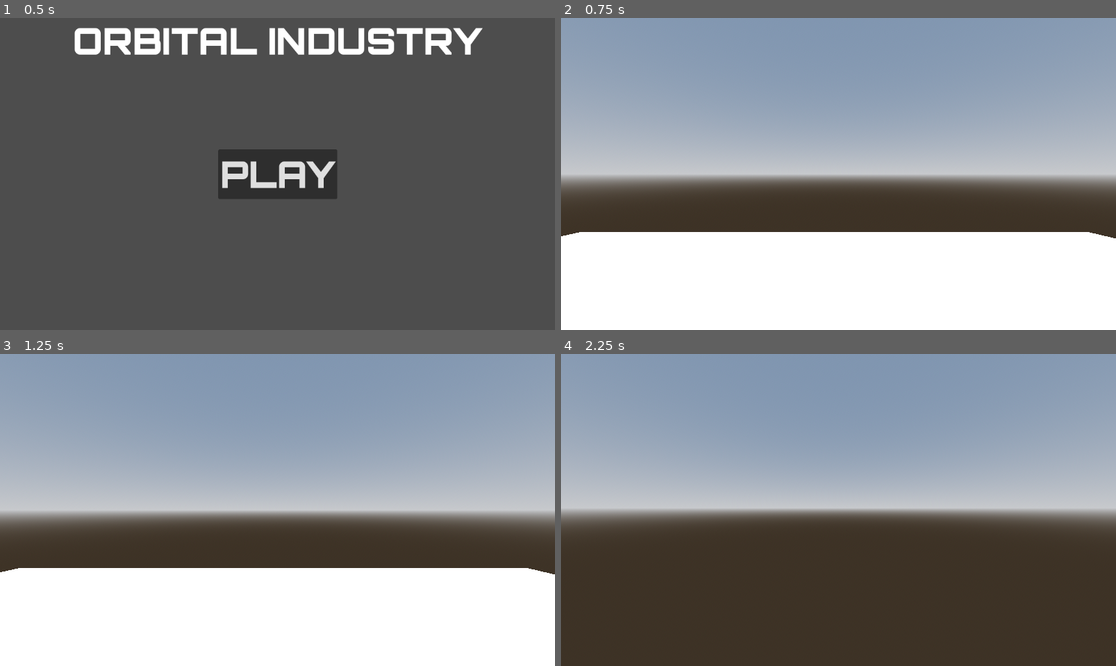
Above: before the commit, frames 1-4 (two rows, left to right).
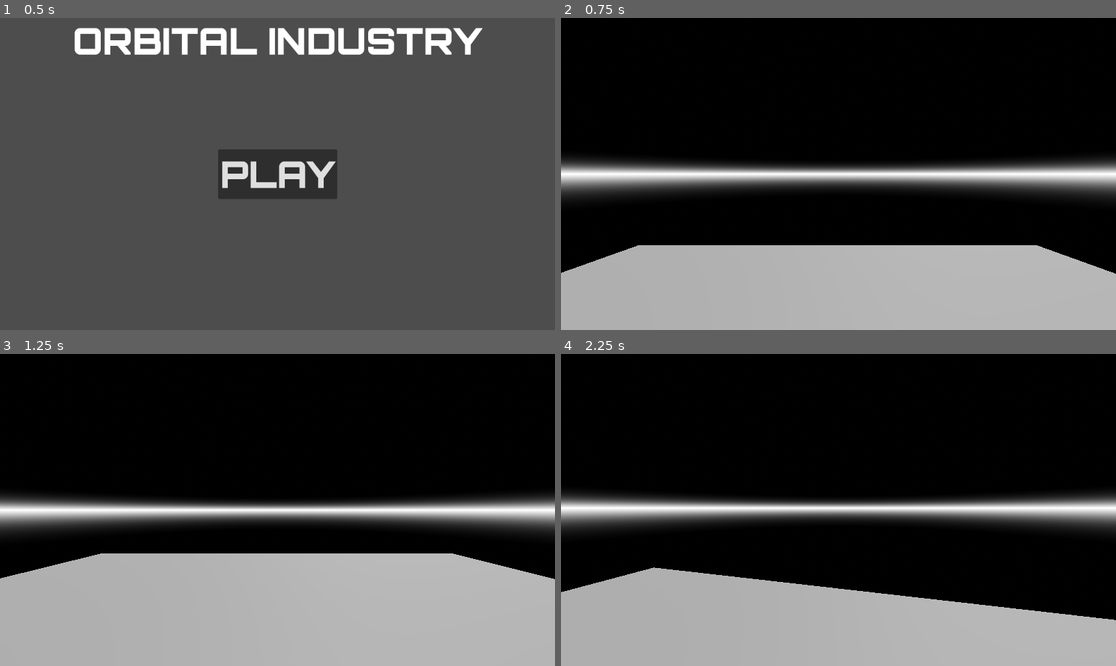
Above: after the commit, the same moments.

Repository: CodeOS99/OrbitalIndustry
Game: Godot game, scene res://scenes/main_menu.tscn
The game is run twice, just before and just after one commit, with the same random seed, the same clock (stepped at 60 frames per second) and the same inputs.
Inputs (mouse positions are in pixels of both pictures, inside the frame that each line leads up to):
- Up to frame 1 (0.5 s): no input
- Up to frame 2 (0.75 s): click "PLAY" at 0.5 s
- Up to frame 3 (1.25 s): no input
- Up to frame 4 (2.25 s): tap Enter at 1.25 s; move the mouse to (866, 510) at 1.27 s; hold Shift (sprint) 1.28-2.03 s; hold W (up) from 1.28 s (still down); tap Space (jump) at 1.52 s; move the mouse to (810, 510) at 2.02 s; tap Alt at 2.1 s

Frame 1 is identical in both runs. In frame 2, 98% of the frame differs, in the area x 0-100%, y 0-100%; in frame 3, 98%; in frame 4, 98%.

Commit message:
Added a space sky and a player

Diff:
--- a/scenes/main_game.tscn
+++ b/scenes/main_game.tscn
@@ -2,12 +2,15 @@
 
 [ext_resource type="PackedScene" uid="uid://ispygjsm1prg" path="res://scenes/player.tscn" id="1_w2q11"]
 
-[sub_resource type="ProceduralSkyMaterial" id="ProceduralSkyMaterial_jql41"]
-sky_horizon_color = Color(0.64625, 0.65575, 0.67075, 1)
-ground_horizon_color = Color(0.64625, 0.65575, 0.67075, 1)
+[sub_resource type="ProceduralSkyMaterial" id="ProceduralSkyMaterial_aau53"]
+sky_top_color = Color(0, 0, 0, 1)
+sky_horizon_color = Color(1, 1, 1, 1)
+sky_curve = 0.012607
+ground_bottom_color = Color(0, 0, 0, 1)
+ground_horizon_color = Color(1, 1, 1, 1)
 
 [sub_resource type="Sky" id="Sky_6g75p"]
-sky_material = SubResource("ProceduralSkyMaterial_jql41")
+sky_material = SubResource("ProceduralSkyMaterial_aau53")
 
 [sub_resource type="Environment" id="Environment_25iyd"]
 background_mode = 2
@@ -15,10 +18,10 @@
 tonemap_mode = 2
 
 [sub_resource type="BoxMesh" id="BoxMesh_ij0bg"]
-size = Vector3(9.5, 0.36, 7.5)
+size = Vector3(36, 0.36, 36)
 
-[sub_resource type="ConvexPolygonShape3D" id="ConvexPolygonShape3D_sgtlb"]
-points = PackedVector3Array(-4.75, -0.18, -3.75, -4.75, 0.18, -3.75, 4.75, -0.18, -3.75, -4.75, -0.18, 3.75, -4.75, 0.18, 3.75, 4.75, 0.18, -3.75, 4.75, -0.18, 3.75, 4.75, 0.18, 3.75)
+[sub_resource type="ConvexPolygonShape3D" id="ConvexPolygonShape3D_7t7eg"]
+points = PackedVector3Array(-18, -0.18, -18, -18, 0.18, -18, 18, -0.18, -18, -18, -0.18, 18, -18, 0.18, 18, 18, 0.18, -18, 18, -0.18, 18, 18, 0.18, 18)
 
 [node name="MainGame" type="Node3D"]
 
@@ -30,7 +33,7 @@
 shadow_enabled = true
 
 [node name="Player" parent="." instance=ExtResource("1_w2q11")]
-transform = Transform3D(1, 0, 0, 0, 1, 0, 0, 0, 1, 0, 1.2654, 0)
+transform = Transform3D(1, 0, 0, 0, 1, 0, 0, 0, 1, 0, 4.81258, 0)
 
 [node name="Floor" type="StaticBody3D" parent="."]
 
@@ -38,4 +41,4 @@
 mesh = SubResource("BoxMesh_ij0bg")
 
 [node name="CollisionShape3D" type="CollisionShape3D" parent="Floor"]
-shape = SubResource("ConvexPolygonShape3D_sgtlb")
+shape = SubResource("ConvexPolygonShape3D_7t7eg")
--- a/scenes/player.tscn
+++ b/scenes/player.tscn
@@ -1,15 +1,23 @@
-[gd_scene load_steps=3 format=3 uid="uid://ispygjsm1prg"]
+[gd_scene load_steps=4 format=3 uid="uid://ispygjsm1prg"]
 
 [ext_resource type="Script" path="res://scripts/player.gd" id="1_rcl8d"]
 
-[sub_resource type="SphereMesh" id="SphereMesh_x74q3"]
+[sub_resource type="CapsuleMesh" id="CapsuleMesh_rd64r"]
+height = 5.0
+
+[sub_resource type="CapsuleShape3D" id="CapsuleShape3D_n10xv"]
+height = 5.0
 
 [node name="Player" type="CharacterBody3D"]
 script = ExtResource("1_rcl8d")
 
 [node name="MeshInstance3D" type="MeshInstance3D" parent="."]
-mesh = SubResource("SphereMesh_x74q3")
+mesh = SubResource("CapsuleMesh_rd64r")
 
 [node name="Head" type="Node3D" parent="."]
+transform = Transform3D(1, 0, 0, 0, 1, 0, 0, 0, 1, 0, 1.95775, 0)
 
 [node name="Camera3D" type="Camera3D" parent="Head"]
+
+[node name="CollisionShape3D" type="CollisionShape3D" parent="."]
+shape = SubResource("CapsuleShape3D_n10xv")
--- a/scripts/player.gd
+++ b/scripts/player.gd
@@ -15,6 +15,9 @@
 const BASE_FOV = 75.0
 const FOV_CHANGE = 1.5
 
+# Get the gravity from the project settings to be synced with RigidBody nodes.
+var gravity = 9.8
+
 @onready var head = $Head
 @onready var camera = $Head/Camera3D
 
@@ -31,6 +34,10 @@
 
 
 func _physics_process(delta):
+	# Add the gravity.
+	if not is_on_floor():
+		velocity.y -= gravity * delta
+
 	# Handle Jump.
 	if Input.is_action_just_pressed("jump") and is_on_floor():
 		velocity.y = JUMP_VELOCITY
